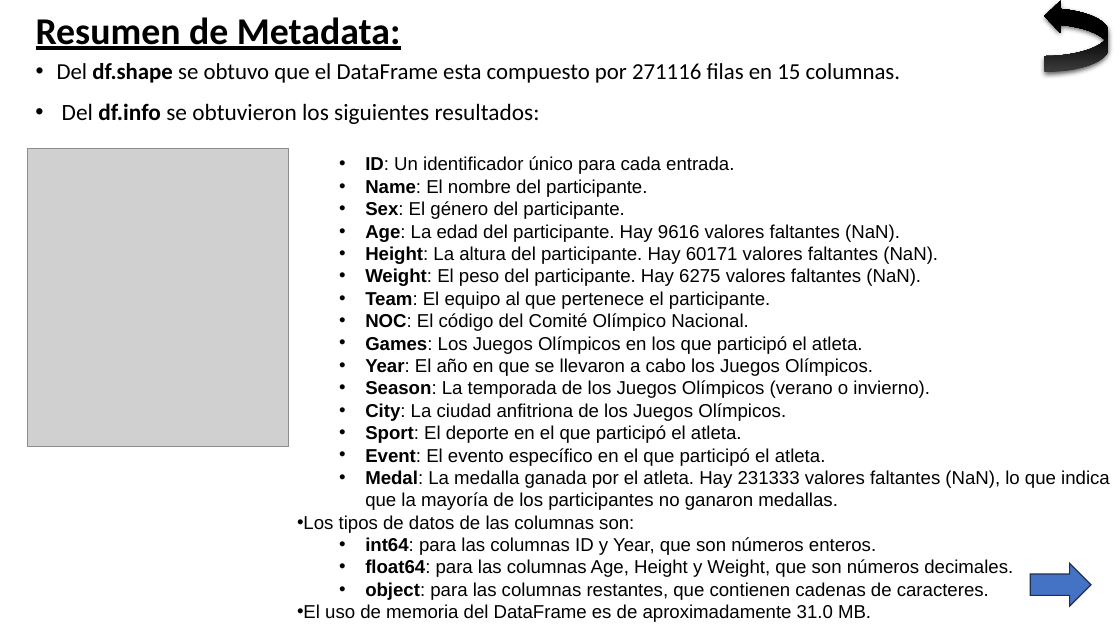
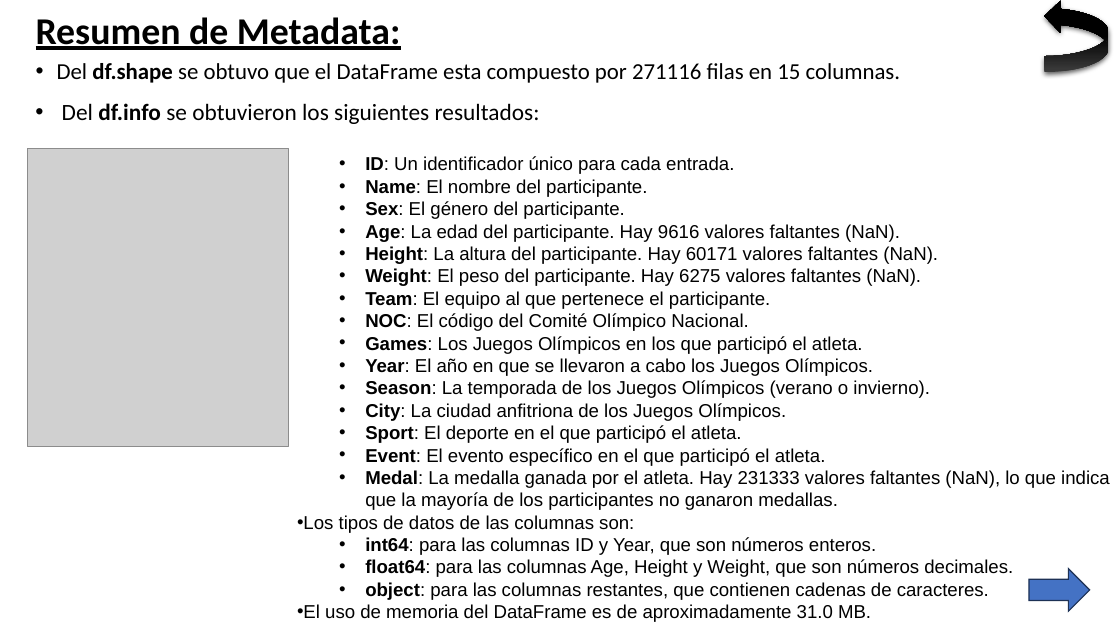
Before and after one commit to FauGC/Data-Science, a slide deck: slide 5 of Fausto González Castro - 120 Years of Olympic history.pptx. Drawn at 1120x630 pixels with LibreOffice and Linux fonts; fonts in the diff are those of the drawing; grey boxes stand for pictures; background and template pictures are left out. Boxes give left, top, right and bottom in pixels: in the first picture for what was removed or moved away, otherwise in the second. Text is boxed around its words. In the diff, an @@ line names an element or a change of style, - is before the commit and + after.

```diff
--- a/Fausto González Castro - 120 Years of Olympic history.pptx
+++ b/Fausto González Castro - 120 Years of Olympic history.pptx
@@ right arrow: place and size @@
-right arrow at [1030,564,1091,607]
+right arrow at [1029,569,1090,612]
```
Also in this commit, not shown: 9 other slides changed, 3 slides added.
